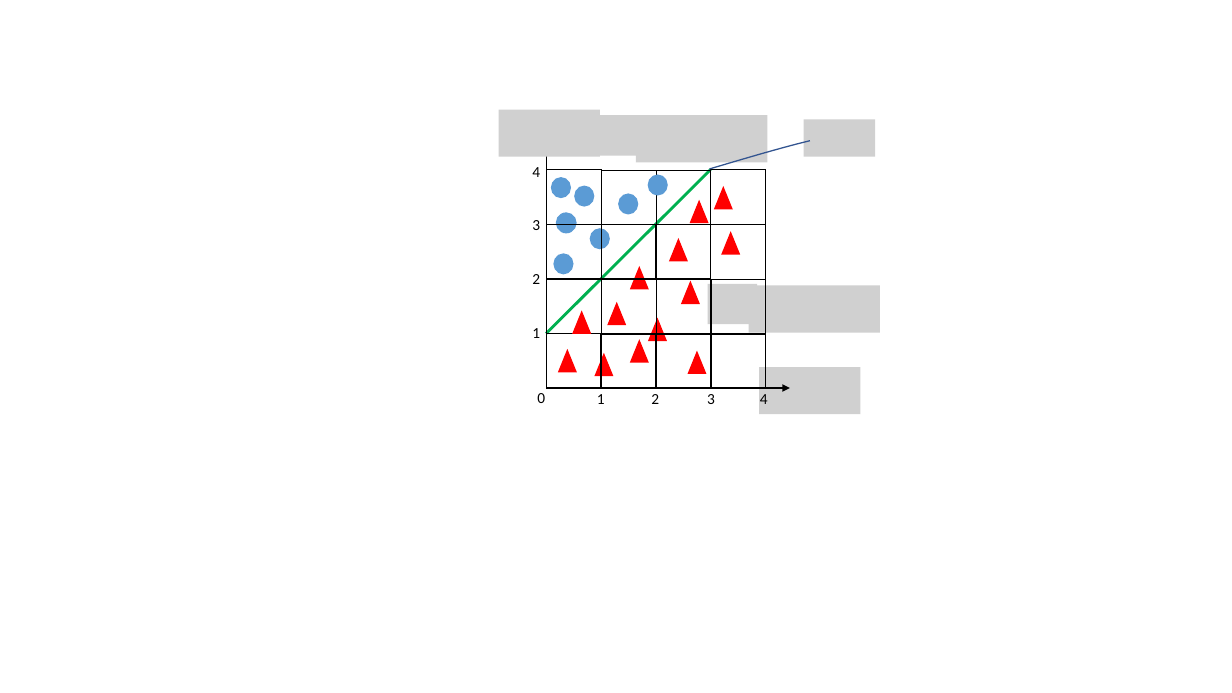
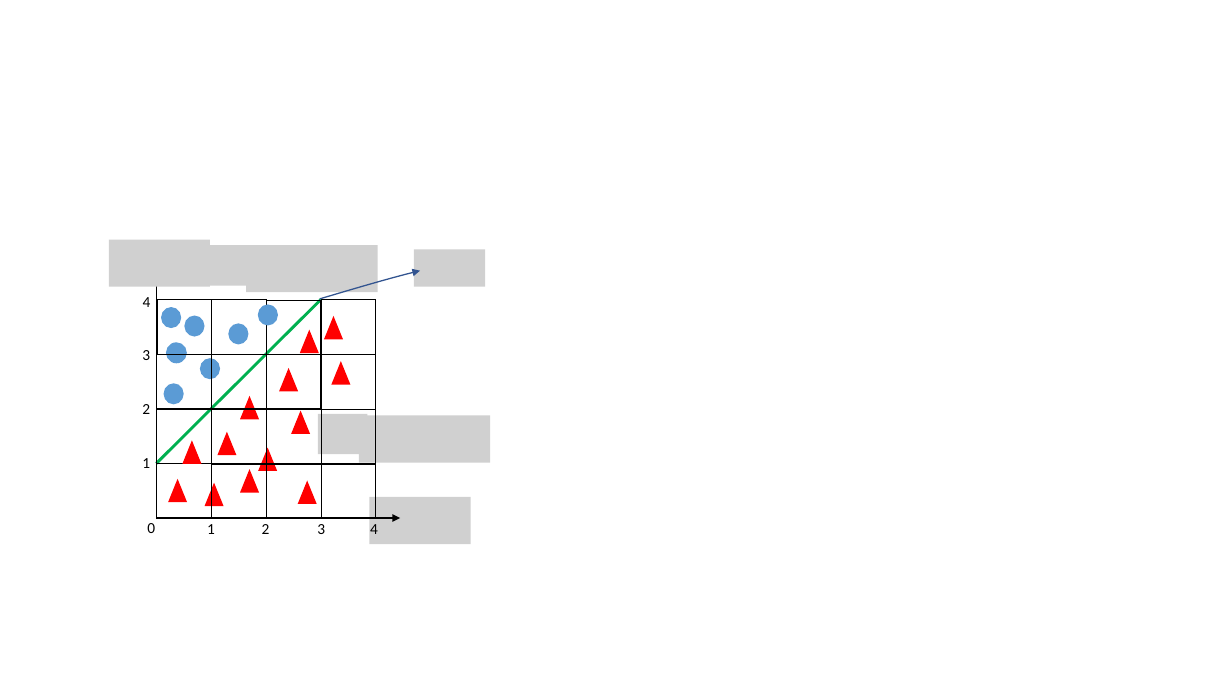
Before and after one commit to zz4fap/t320_aprendizado_de_maquina, a slide deck: slide 22 of slides/T320_Classificação (Parte I).pptx (slide 19 before the commit). Drawn at 1232x693 pixels with LibreOffice and Linux fonts; fonts in the diff are those of the drawing; grey boxes stand for pictures. Boxes give left, top, right and bottom in pixels: in the first picture for what was removed or moved away, otherwise in the second. Text is boxed around its words. In the diff, an @@ line names an element or a change of style, - is before the commit and + after.

Commit message:
update of slides

```diff
--- a/slides/T320_Classificação (Parte I).pptx
+++ b/slides/T320_Classificação (Parte I).pptx
@@ 9 texts, 7 pictures, 2 arrows, 2 rectangles, 1 freeform shape, 1 ellipse, 1 triangle, 1 line moved together from (x1=499, y1=110, x2=880, y2=414) to (x1=109, y1=239, x2=490, y2=544) @@
@@ 3 rectangles moved together from (x1=656, y1=170, x2=711, y2=334) to (x1=156, y1=299, x2=212, y2=463) @@
@@ rectangle moved from (x1=711, y1=225, x2=765, y2=279) to (x1=212, y1=299, x2=266, y2=354) @@
@@ 3 rectangles moved together from (x1=601, y1=170, x2=765, y2=388) to (x1=156, y1=299, x2=321, y2=518) @@
@@ rectangle moved from (x1=546, y1=279, x2=601, y2=334) to (x1=321, y1=299, x2=375, y2=354) @@
@@ ellipse moved from (x1=649, y1=176, x2=667, y2=195) to (x1=162, y1=308, x2=180, y2=327) @@
@@ ellipse moved from (x1=552, y1=177, x2=570, y2=197) to (x1=185, y1=316, x2=203, y2=335) @@
@@ ellipse moved from (x1=591, y1=229, x2=609, y2=249) to (x1=229, y1=324, x2=248, y2=344) @@
@@ ellipse moved from (x1=575, y1=187, x2=593, y2=206) to (x1=259, y1=305, x2=277, y2=324) @@
@@ triangle moved from (x1=573, y1=312, x2=591, y2=334) to (x1=325, y1=318, x2=343, y2=339) @@
@@ ellipse moved from (x1=555, y1=254, x2=573, y2=274) to (x1=201, y1=359, x2=219, y2=378) @@
@@ 5 rectangles moved together from (x1=546, y1=170, x2=656, y2=334) to (x1=212, y1=354, x2=321, y2=518) @@
@@ triangle moved from (x1=608, y1=303, x2=626, y2=324) to (x1=300, y1=332, x2=318, y2=353) @@
@@ rectangle moved from (x1=546, y1=334, x2=601, y2=388) to (x1=321, y1=354, x2=375, y2=409) @@
@@ ellipse moved from (x1=619, y1=194, x2=638, y2=213) to (x1=165, y1=384, x2=183, y2=404) @@
@@ triangle moved from (x1=559, y1=350, x2=577, y2=372) to (x1=333, y1=363, x2=350, y2=384) @@
@@ triangle moved from (x1=715, y1=188, x2=733, y2=209) to (x1=241, y1=397, x2=259, y2=419) @@
@@ triangle moved from (x1=723, y1=233, x2=740, y2=254) to (x1=292, y1=412, x2=310, y2=433) @@
@@ triangle moved from (x1=682, y1=283, x2=700, y2=304) to (x1=183, y1=442, x2=201, y2=463) @@
@@ triangle moved from (x1=631, y1=341, x2=649, y2=362) to (x1=218, y1=433, x2=236, y2=455) @@
@@ triangle moved from (x1=631, y1=268, x2=649, y2=289) to (x1=259, y1=449, x2=276, y2=470) @@
@@ triangle moved from (x1=649, y1=320, x2=666, y2=341) to (x1=241, y1=471, x2=259, y2=493) @@
@@ triangle moved from (x1=690, y1=201, x2=708, y2=223) to (x1=169, y1=481, x2=187, y2=502) @@
@@ triangle moved from (x1=689, y1=352, x2=706, y2=373) to (x1=205, y1=484, x2=223, y2=506) @@
@@ triangle moved from (x1=595, y1=355, x2=613, y2=376) to (x1=299, y1=482, x2=316, y2=504) @@
```
Also in this commit, not shown: 6 other slides changed, 4 slides added, 3 other files.
